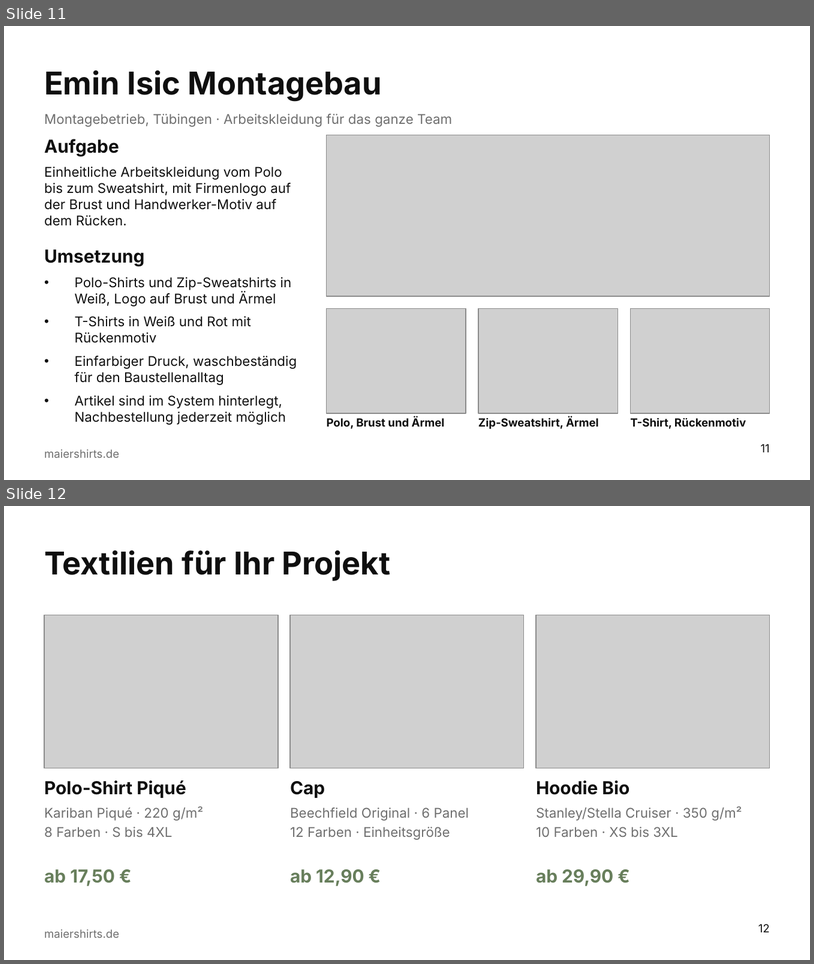
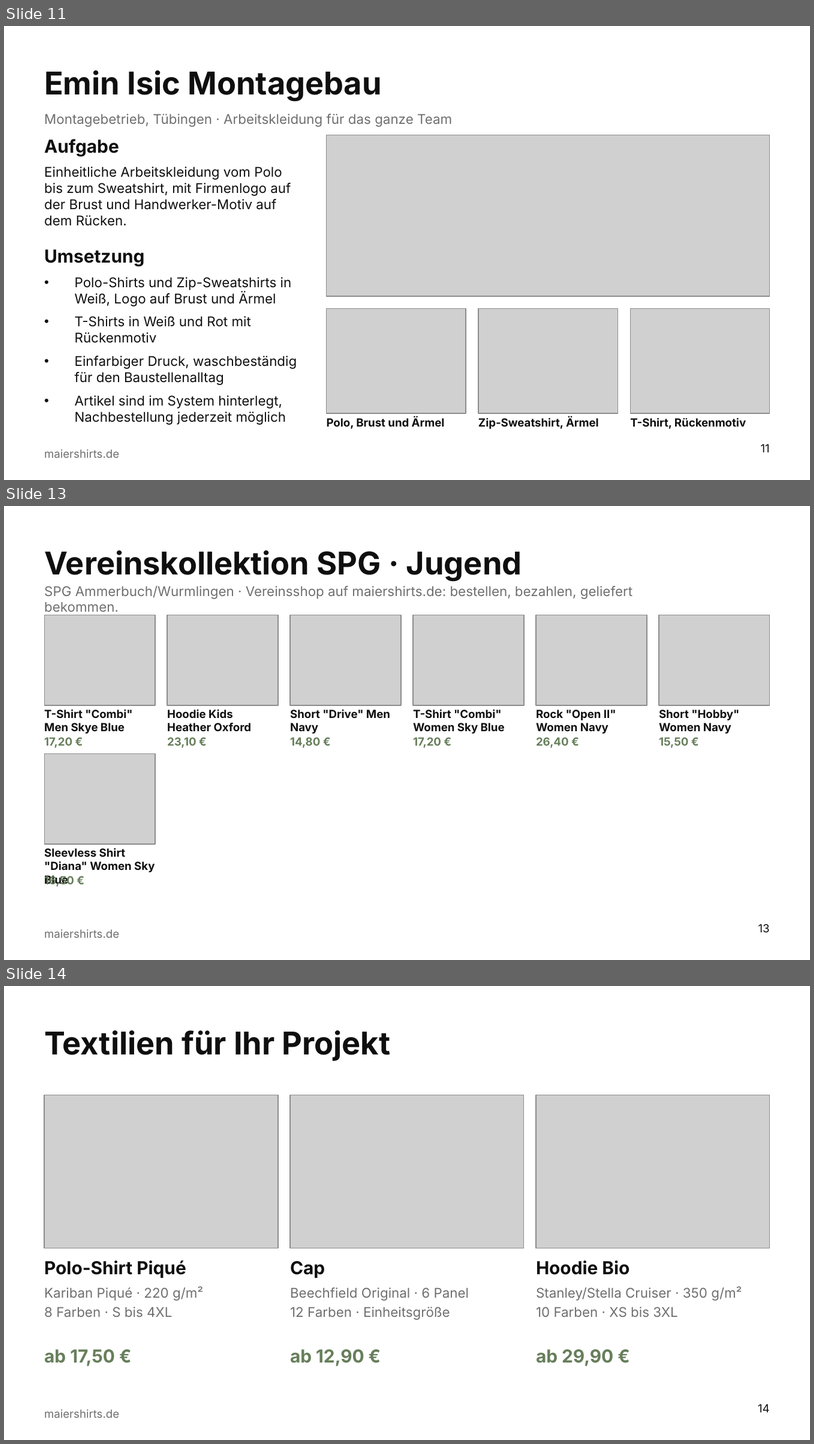
Before and after one commit to sm6161-eng/lexware-angebot-tool, a slide deck: presentation/dist/Maiershirts_Master.potx. Shown one above the other, each under a label of ours: slides 11 and 12 before the commit, slides 11, 13 and 14 after it; the slides between them are not shown. The pictures are 814x964 and 814x1444 pixels, drawn with LibreOffice and Linux fonts; fonts in the diff are those of the drawing; grey boxes stand for pictures; background and template pictures are left out. Boxes give left, top, right and bottom in pixels: in the first picture for what was removed or moved away, otherwise in the second. Text is boxed around its words. In the diff, an @@ line names an element or a change of style, - is before the commit and + after.

```diff
--- a/presentation/dist/Maiershirts_Master.potx
+++ b/presentation/dist/Maiershirts_Master.potx
@@ slide 13 added at bbox=[4, 506, 810, 960], background #FFFFFF; not listed: 1 template element that a slide beside it also shows @@
@@ title added at bbox=[44, 550, 522, 581], 28 pt, text #0F0F0F, bold @@
+Vereinskollektion SPG · Jugend
@@ text added at bbox=[44, 586, 633, 615], 12 pt, text #0F0F0F at 60% opacity @@
+SPG Ammerbuch/Wurmlingen · Vereinsshop auf maiershirts.de: bestellen, bezahlen, geliefert bekommen.
@@ picture added at bbox=[44, 615, 156, 705] @@
@@ picture added at bbox=[167, 615, 278, 705] @@
@@ picture added at bbox=[290, 615, 402, 705] @@
@@ picture added at bbox=[414, 615, 525, 705] @@
@@ picture added at bbox=[536, 615, 648, 705] @@
@@ picture added at bbox=[659, 615, 770, 705] @@
@@ text added at bbox=[44, 709, 132, 733], 10 pt, text #0F0F0F, bold @@
+T-Shirt "Combi" Men Skye Blue
@@ text added at bbox=[167, 709, 252, 731], 10 pt, text #0F0F0F, bold @@
+Hoodie Kids Heather Oxford
@@ text added at bbox=[290, 709, 390, 733], 10 pt, text #0F0F0F, bold @@
+Short "Drive" Men Navy
@@ text added at bbox=[413, 709, 505, 733], 10 pt, text #0F0F0F, bold @@
+T-Shirt "Combi" Women Sky Blue
@@ text added at bbox=[536, 709, 617, 733], 10 pt, text #0F0F0F, bold @@
+Rock "Open II" Women Navy
@@ text added at bbox=[659, 709, 740, 733], 10 pt, text #0F0F0F, bold @@
+Short "Hobby" Women Navy
@@ text added at bbox=[44, 737, 72, 748], 10 pt, text #677E5B, bold @@
+17,20 €
@@ text added at bbox=[167, 737, 196, 748], 10 pt, text #677E5B, bold @@
+23,10 €
@@ text added at bbox=[290, 737, 320, 748], 10 pt, text #677E5B, bold @@
+14,80 €
@@ text added at bbox=[413, 737, 441, 748], 10 pt, text #677E5B, bold @@
+17,20 €
@@ text added at bbox=[536, 737, 569, 748], 10 pt, text #677E5B, bold @@
+26,40 €
@@ text added at bbox=[659, 737, 689, 748], 10 pt, text #677E5B, bold @@
+15,50 €
@@ picture added at bbox=[44, 754, 156, 844] @@
@@ text added at bbox=[44, 847, 155, 886], 10 pt, text #0F0F0F, bold @@
+Sleevless Shirt "Diana" Women Sky Blue
@@ text added at bbox=[44, 874, 74, 887], 10 pt, text #677E5B, bold @@
+16,50 €
@@ page number added at bbox=[759, 924, 770, 932], 10 pt, text #0F0F0F @@
+13
@@ what was slide 12 is now slide 14 @@
@@ page number at bbox=[758, 1404, 770, 1412]: text changed @@
-12
+14
```
Also in this commit, not shown: 1 slide changed, 1 other slide added, 23 other files.
